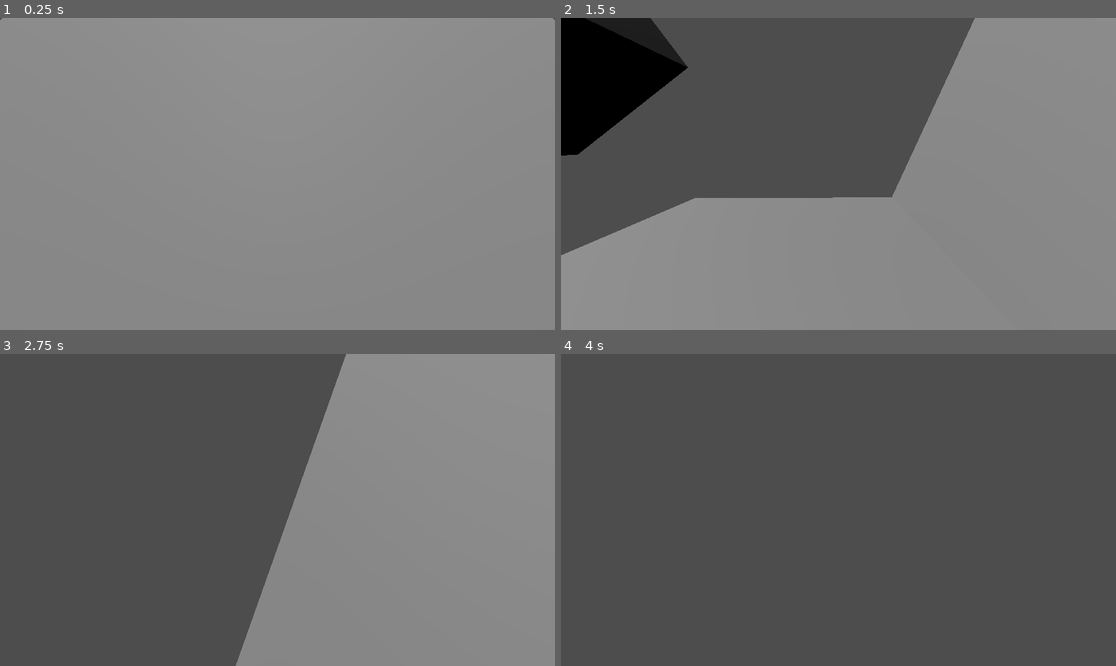
Above: before the commit, frames 1-4 (two rows, left to right).
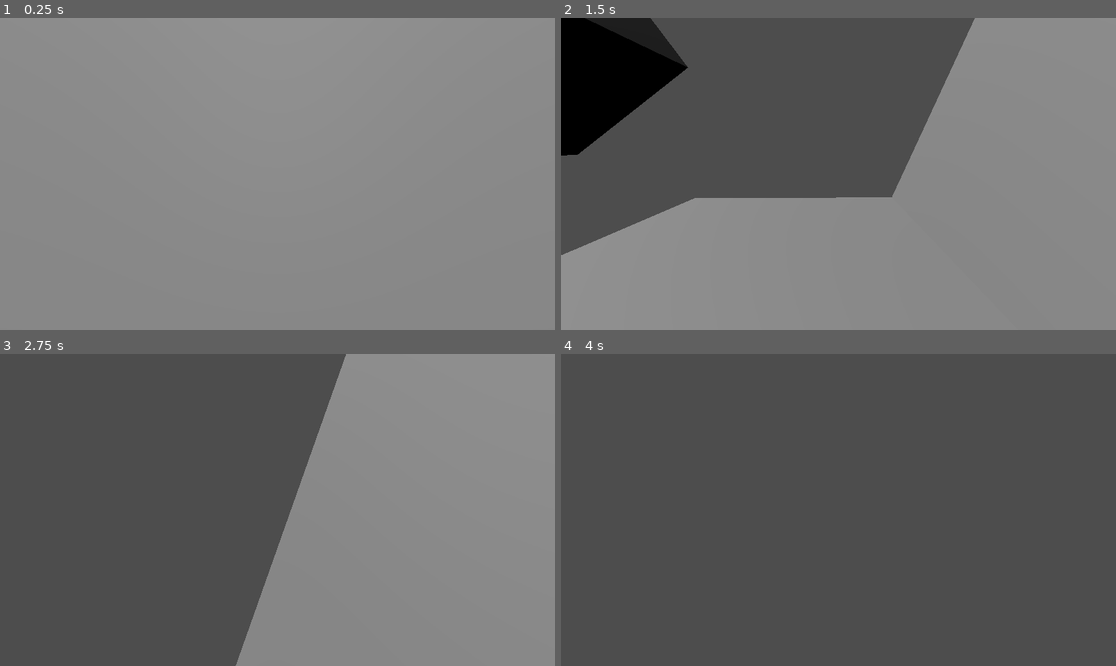
Above: after the commit, the same moments.

Repository: Nyedveg/Hop-Shot
Game: Godot game, scene res://Level Folder/Test_level.tscn
Same seed, same stepped clock (60 frames per second), same inputs: the game is played once before the commit and once after it.
Inputs (mouse positions are in pixels of both pictures, inside the frame that each line leads up to):
- Up to frame 1 (0.25 s): no input
- Up to frame 2 (1.5 s): tap Enter at 0.5 s; move the mouse to (960, 158) at 0.52 s; hold D (move_right) 0.53-1.28 s; click (960, 158) at 0.67 s; tap Space (jump) at 0.77 s; move the mouse to (810, 174) at 1.27 s; hold W (move_up) from 1.28 s (still down)
- Up to frame 3 (2.75 s): keep holding W (move_up); tap Space (jump) at 1.52 s; move the mouse to (288, 503) at 2.02 s
- Up to frame 4 (4 s): keep holding W (move_up); move the mouse to (832, 516) at 2.77 s; tap Space (jump) at 3.02, 3.5, 3.77 s; move the mouse to (877, 513) at 3.52 s

The runs differ from the first frame. In frame 1, less than 0.1% of the frame differs, in the area x 0-100%, y 0-1%; in frame 2, less than 0.1%, in the area x 2-75%, y 2-75%; in frame 3, less than 0.1%; in frame 4, nothing differs.

Commit message:
added character as seperate scene

Diff:
--- a/Level Folder/Test_level.tscn
+++ b/Level Folder/Test_level.tscn
@@ -1,10 +1,6 @@
-[gd_scene load_steps=4 format=3 uid="uid://bhlaitb243u7v"]
+[gd_scene load_steps=2 format=3 uid="uid://bhlaitb243u7v"]
 
-[ext_resource type="Script" path="res://Level Folder/CharacterController.gd" id="1_j2ws2"]
-
-[sub_resource type="CapsuleMesh" id="CapsuleMesh_oecld"]
-
-[sub_resource type="CapsuleShape3D" id="CapsuleShape3D_gjkyw"]
+[ext_resource type="PackedScene" uid="uid://wg8lue5g6rtw" path="res://character_body.tscn" id="1_6ll7d"]
 
 [node name="TestLevel" type="Node3D"]
 
@@ -22,20 +18,7 @@
 use_collision = true
 size = Vector3(10, 0.4, 10)
 
-[node name="CharacterBody3D" type="CharacterBody3D" parent="."]
-transform = Transform3D(1, 0, 0, 0, 1, 0, 0, 0, 1, 0, 2.23795, 0)
-script = ExtResource("1_j2ws2")
-
-[node name="MeshInstance3D" type="MeshInstance3D" parent="CharacterBody3D"]
-mesh = SubResource("CapsuleMesh_oecld")
-
-[node name="CollisionShape3D" type="CollisionShape3D" parent="CharacterBody3D"]
-shape = SubResource("CapsuleShape3D_gjkyw")
-
-[node name="Neck" type="Node3D" parent="CharacterBody3D"]
-
-[node name="Camera3D" type="Camera3D" parent="CharacterBody3D/Neck"]
-transform = Transform3D(1, 0, 0, 0, 1, 0, 0, 0, 1, 0, 0.38171, -0.482841)
+[node name="CharacterBody3D" parent="." instance=ExtResource("1_6ll7d")]
 
 [node name="DirectionalLight3D" type="DirectionalLight3D" parent="."]
 transform = Transform3D(1, 0, 0, 0, 0.537638, 0.843176, 0, -0.843176, 0.537638, 0, 6.77775, 0)
--- /dev/null
+++ b/character_body.tscn
@@ -0,0 +1,22 @@
+[gd_scene load_steps=4 format=3 uid="uid://wg8lue5g6rtw"]
+
+[ext_resource type="Script" path="res://Level Folder/CharacterController.gd" id="1_nbxft"]
+
+[sub_resource type="CapsuleMesh" id="CapsuleMesh_oecld"]
+
+[sub_resource type="CapsuleShape3D" id="CapsuleShape3D_gjkyw"]
+
+[node name="CharacterBody3D" type="CharacterBody3D"]
+transform = Transform3D(1, 0, 0, 0, 1, 0, 0, 0, 1, 0, 1, 0)
+script = ExtResource("1_nbxft")
+
+[node name="MeshInstance3D" type="MeshInstance3D" parent="."]
+mesh = SubResource("CapsuleMesh_oecld")
+
+[node name="CollisionShape3D" type="CollisionShape3D" parent="."]
+shape = SubResource("CapsuleShape3D_gjkyw")
+
+[node name="Neck" type="Node3D" parent="."]
+
+[node name="Camera3D" type="Camera3D" parent="Neck"]
+transform = Transform3D(1, 0, 0, 0, 1, 0, 0, 0, 1, 0, 0.38171, -0.482841)
